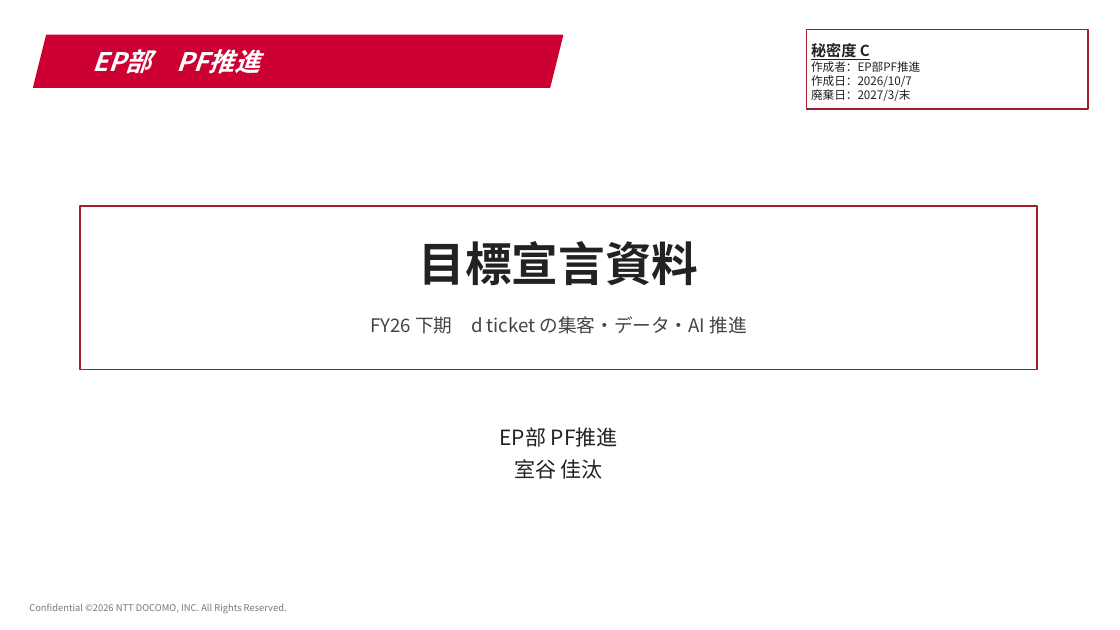
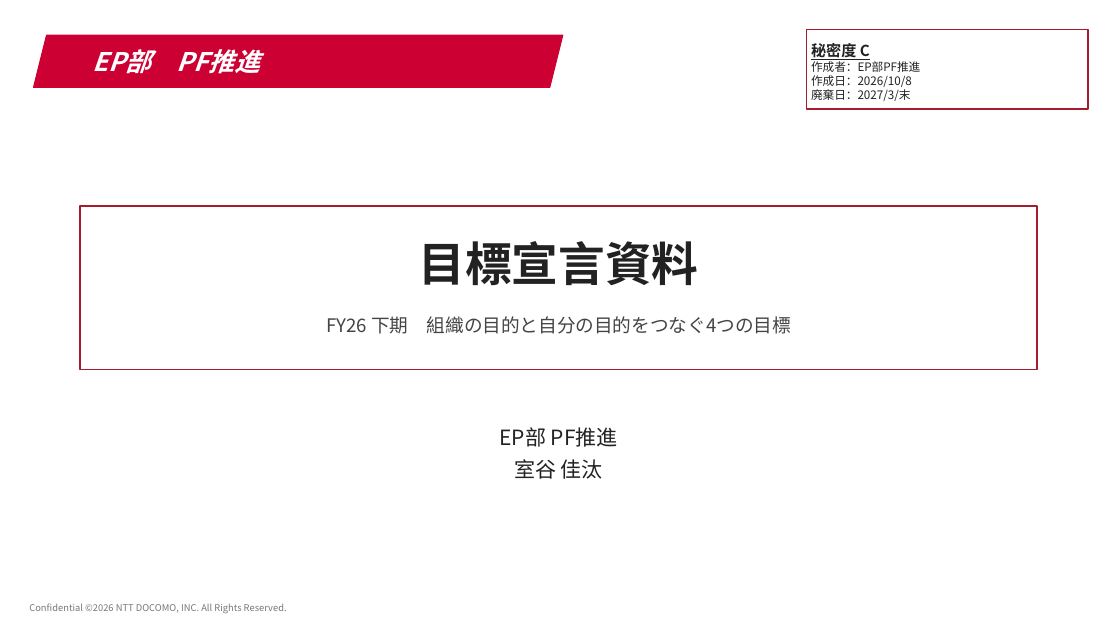
Before and after one commit to keita324/X_check, a slide deck: slide 1 of mokuhyo_sengen_FY26H2.pptx. Drawn at 1120x630 pixels with LibreOffice and Linux fonts; fonts in the diff are those of the drawing. Boxes give left, top, right and bottom in pixels: in the first picture for what was removed or moved away, otherwise in the second. Text is boxed around its words. In the diff, an @@ line names an element or a change of style, - is before the commit and + after.

```diff
--- a/mokuhyo_sengen_FY26H2.pptx
+++ b/mokuhyo_sengen_FY26H2.pptx
@@ text in rectangle at [811,75,912,87]: text changed @@
-作成日：2026/10/7
+作成日：2026/10/8
@@ text at [326,316,791,334]: text changed @@
-FY26 下期 d ticket の集客・データ・AI 推進
+FY26 下期 組織の目的と自分の目的をつなぐ4つの目標
```
Also in this commit, not shown: 6 other slides changed, 9 slides added, 9 slides removed.
